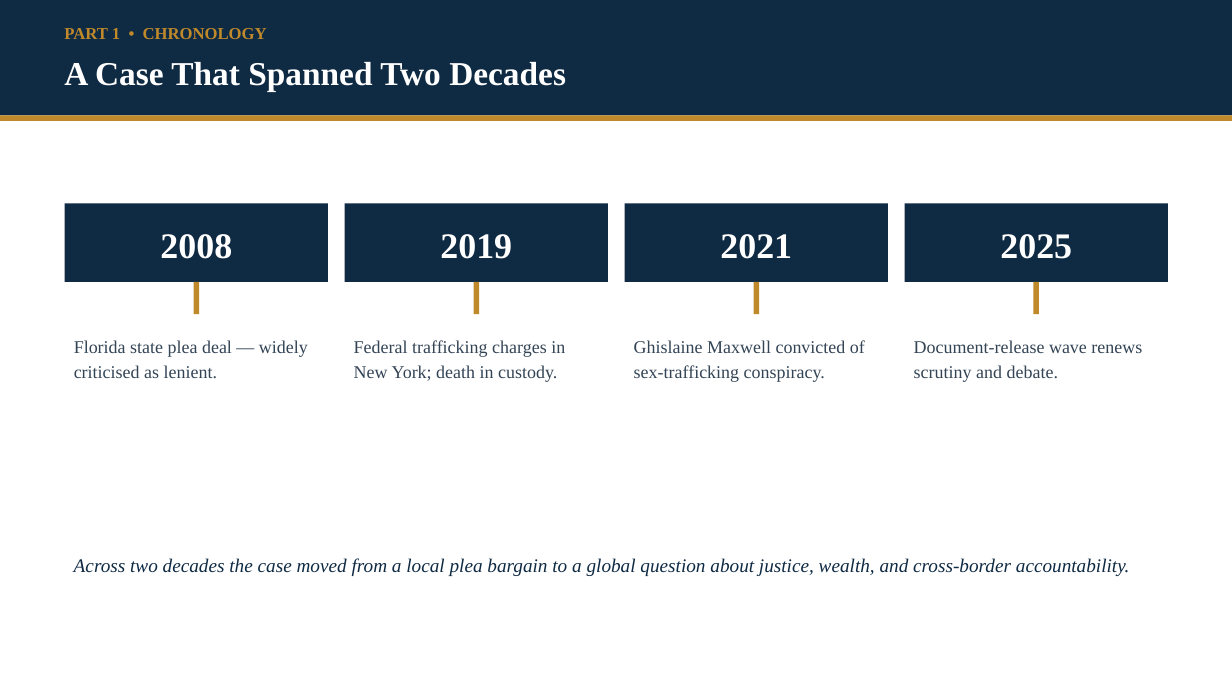
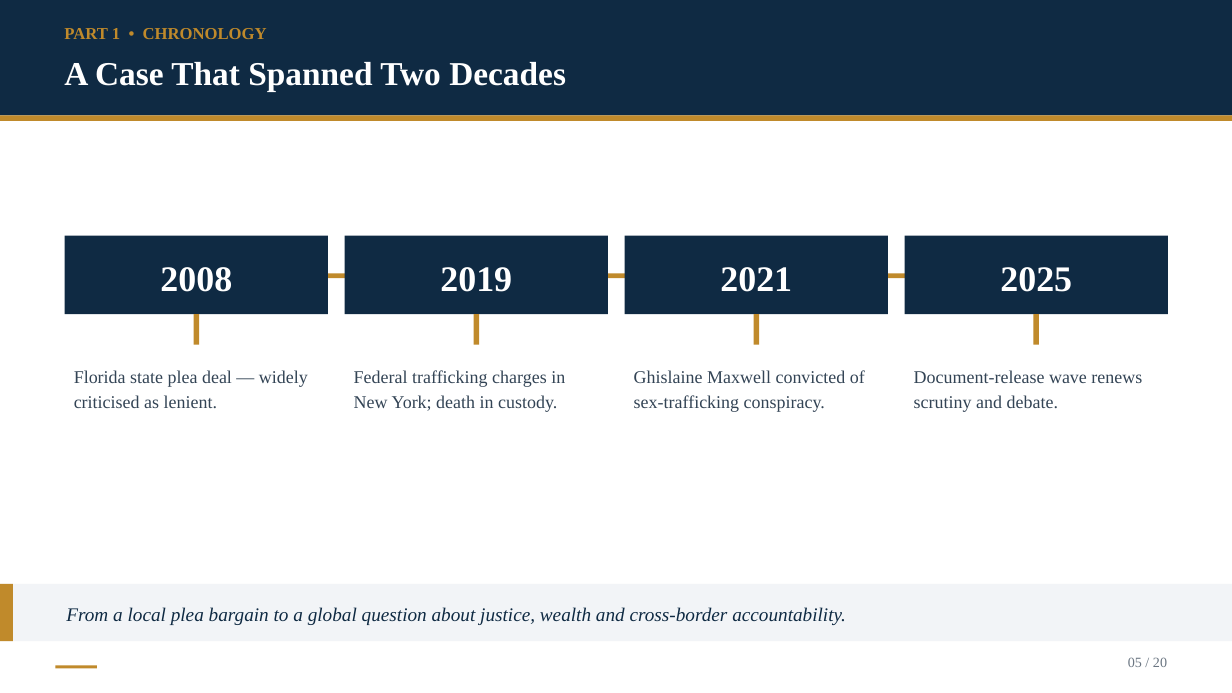
Before and after one commit to Kokidesu/Koki, a slide deck: slide 5 of Epstein_Transnational_Justice.pptx. Drawn at 1232x693 pixels with LibreOffice and Linux fonts; fonts in the diff are those of the drawing. Boxes give left, top, right and bottom in pixels: in the first picture for what was removed or moved away, otherwise in the second. Text is boxed around its words. In the diff, an @@ line names an element or a change of style, - is before the commit and + after.

```diff
--- a/Epstein_Transnational_Justice.pptx
+++ b/Epstein_Transnational_Justice.pptx
@@ 4 texts, 4 rectangles moved together from (x1=65, y1=203, x2=1168, y2=282) to (x1=65, y1=236, x2=1168, y2=314) @@
@@ rectangle added at (x1=196, y1=274, x2=1036, y2=278), fill #C08A2B @@
@@ 4 rectangles moved together from (x1=194, y1=282, x2=1040, y2=314) to (x1=194, y1=314, x2=1040, y2=345) @@
@@ text "Florida state plea deal — ..." moved from (x1=74, y1=340, x2=308, y2=378) to (x1=74, y1=370, x2=308, y2=408) @@
@@ text "Federal trafficking charges in New ..." moved from (x1=354, y1=340, x2=565, y2=382) to (x1=354, y1=370, x2=565, y2=412) @@
@@ text "Ghislaine Maxwell convicted of sex-trafficking ..." moved from (x1=634, y1=340, x2=865, y2=382) to (x1=634, y1=370, x2=865, y2=412) @@
@@ text "Document-release wave renews scrutiny and ..." moved from (x1=914, y1=340, x2=1142, y2=382) to (x1=914, y1=370, x2=1142, y2=412) @@
@@ rectangle added at (x1=0, y1=584, x2=1232, y2=641), fill #F2F4F7 @@
@@ rectangle added at (x1=0, y1=584, x2=13, y2=641), fill #C08A2B @@
@@ text at (x1=66, y1=607, x2=846, y2=625): text changed @@
-Across two decades the case moved from a local plea bargain to a global question about justice, wealth, and cross-border accountability.
+From a local plea bargain to a global question about justice, wealth and cross-border accountability.
@@ text added at (x1=1128, y1=657, x2=1167, y2=667), 11 pt, text #6B7682 @@
+05 / 20
@@ rectangle added at (x1=55, y1=665, x2=97, y2=669), fill #C08A2B @@
```
Also in this commit, not shown: 19 other slides changed, 22 other files.
